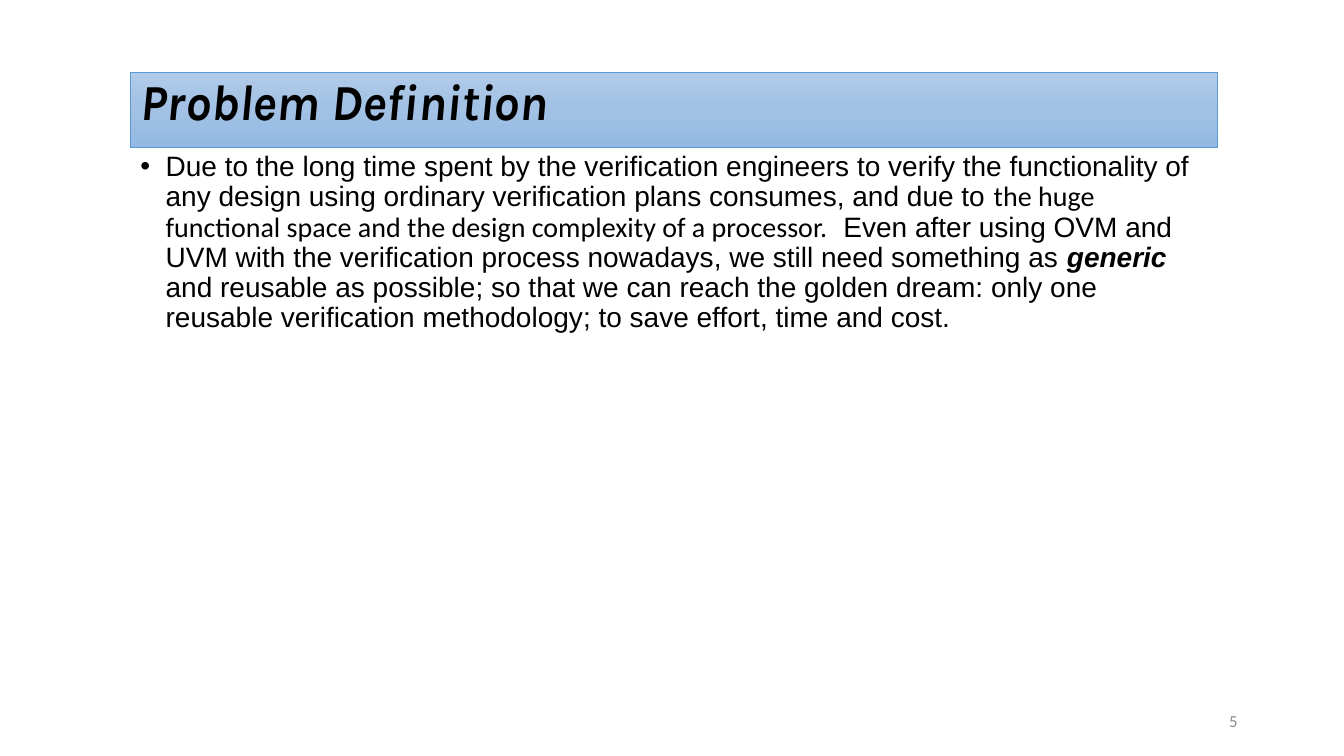
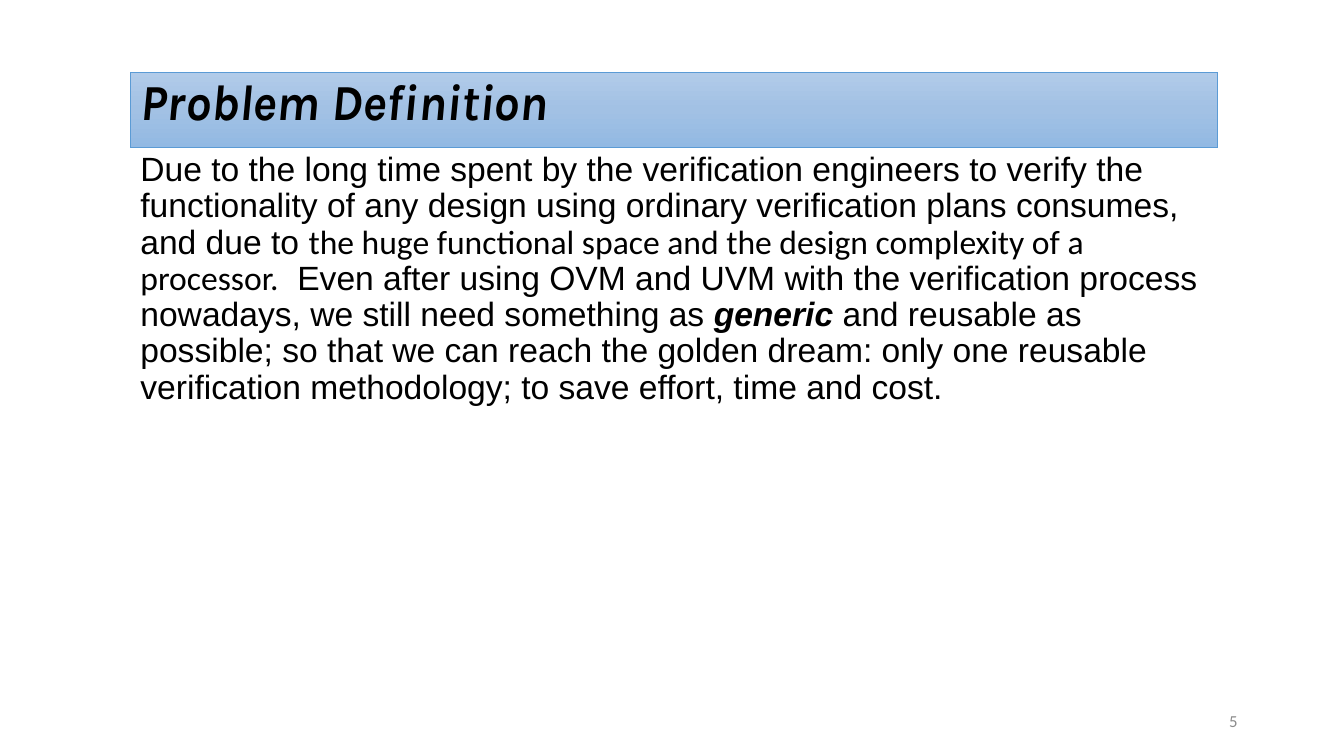
Before and after one commit to cufeolm/codeGP, a slide deck: slide 5 of Project_progress_Agenda_Randa_edition.pptx. Drawn at 1344x756 pixels with LibreOffice and Linux fonts; fonts in the diff are those of the drawing. Boxes give left, top, right and bottom in pixels: in the first picture for what was removed or moved away, otherwise in the second. Text is boxed around its words. In the diff, an @@ line names an element or a change of style, - is before the commit and + after.

```diff
--- a/Project_progress_Agenda_Randa_edition.pptx
+++ b/Project_progress_Agenda_Randa_edition.pptx
@@ text "Due to the long time ..." at (140,156,1197,406): size 20 to 24 pt; bullet • to none @@
```
Also in this commit, not shown: 2 other slides changed.
